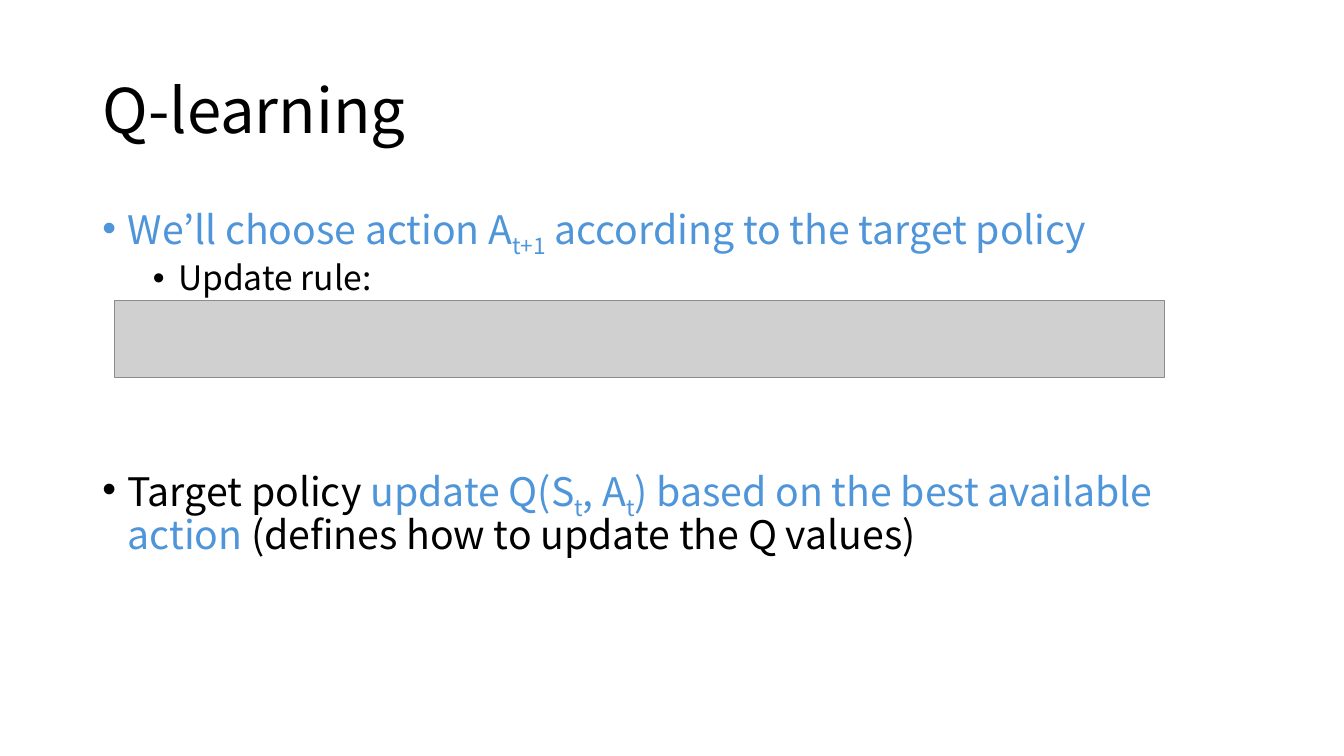
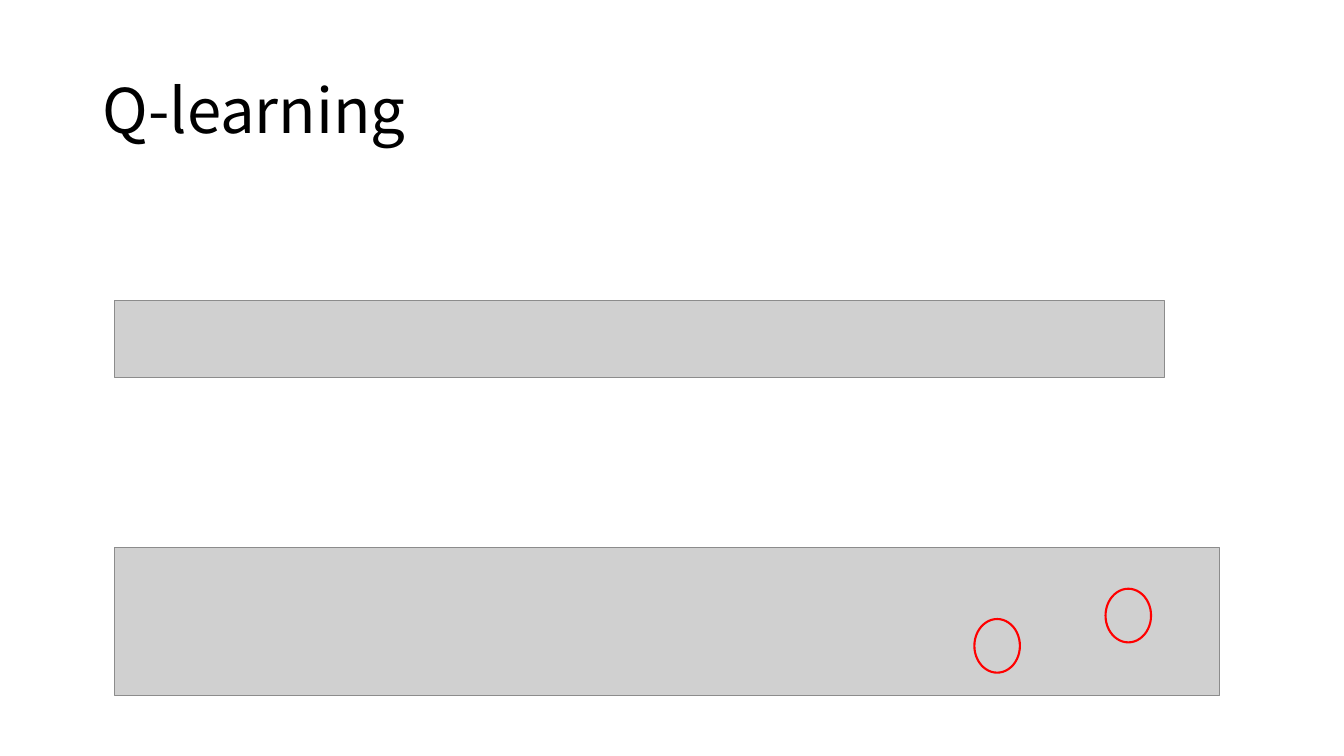
Before and after one commit to parkjin-nim/rl_lecture, a slide deck: slide 19 of 5.TD/5강_Temporal_Difference.pptx. Drawn at 1344x756 pixels with LibreOffice and Linux fonts; fonts in the diff are those of the drawing; grey boxes stand for pictures. Boxes give left, top, right and bottom in pixels: in the first picture for what was removed or moved away, otherwise in the second. Text is boxed around its words. In the diff, an @@ line names an element or a change of style, - is before the commit and + after.

```diff
--- a/5.TD/5강_Temporal_Difference.pptx
+++ b/5.TD/5강_Temporal_Difference.pptx
@@ text removed at (128,213,1153,558) @@
-• We’ll choose action At+1 according to the target policy
-  • Update rule:
-• Target policy update Q(St, At) based on the best available action (defines how to update the Q values)
@@ picture added at (115,547,1220,696) @@
@@ ellipse added at (1106,589,1151,642), outline #FF0000 1.5 pt @@
@@ ellipse added at (975,619,1020,673), outline #FF0000 1.5 pt @@
```
Also in this commit, not shown: 1 other slide changed, 8 other files.
